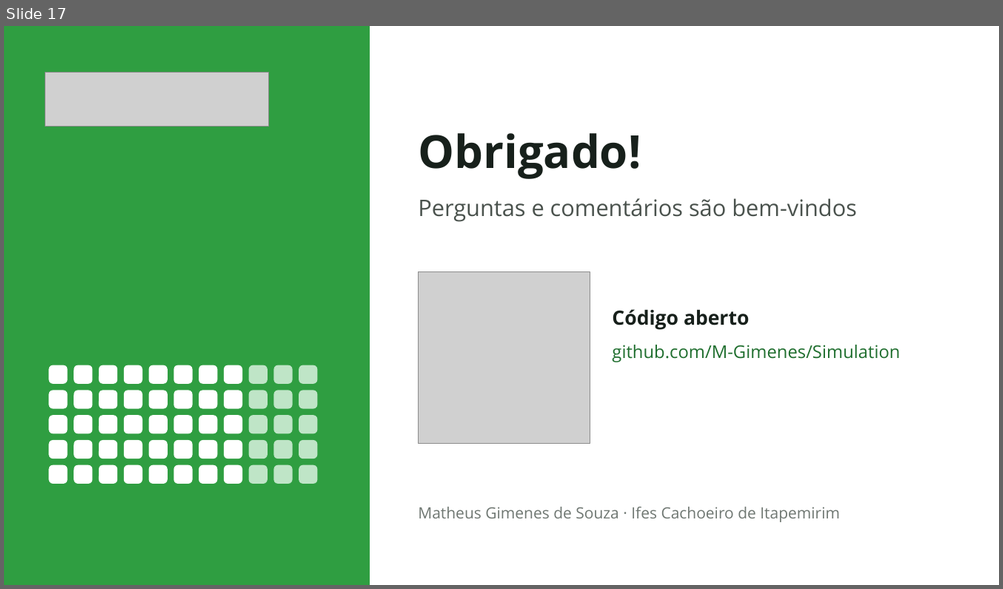
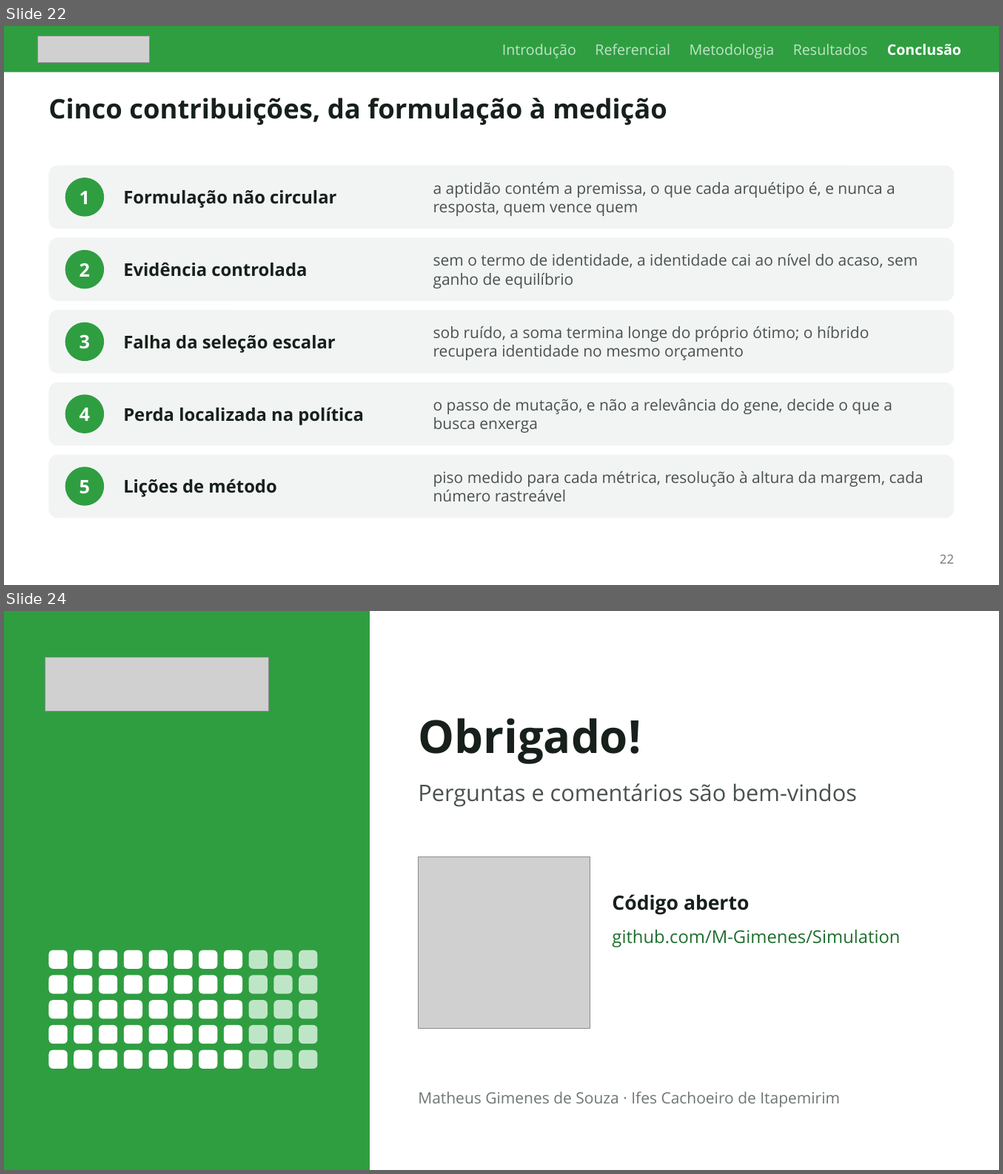
Before and after one commit to M-Gimenes/Simulation, a slide deck: overleaf/talk-committee-2026/slides.pptx. Shown one above the other, each under a label of ours: slide 17 before the commit, slides 22 and 24 after it; the slides between them are not shown. The pictures are 1003x589 and 1003x1174 pixels, drawn with LibreOffice and Linux fonts; fonts in the diff are those of the drawing; grey boxes stand for pictures. Boxes give left, top, right and bottom in pixels: in the first picture for what was removed or moved away, otherwise in the second. Text is boxed around its words. In the diff, an @@ line names an element or a change of style, - is before the commit and + after.

```diff
--- a/overleaf/talk-committee-2026/slides.pptx
+++ b/overleaf/talk-committee-2026/slides.pptx
@@ slide 22 added at [4, 26, 999, 585], background #FFFFFF @@
@@ rectangle added at [4, 26, 999, 73], fill #2F9E41 @@
@@ picture added at [37, 36, 150, 62] @@
@@ text added at [502, 44, 961, 59], 14 pt, text #BFE5C7 @@
+Introdução Referencial Metodologia Resultados Conclusão
@@ text added at [48, 98, 667, 125], 26 pt, text #17201B, bold @@
+Cinco contribuições, da formulação à medição
@@ rounded rectangle added at [48, 166, 954, 229], fill #F2F4F3 @@
@@ ellipse added at [65, 178, 104, 217], fill #2F9E41 @@
@@ text added at [79, 191, 90, 204], 18 pt, text #FFFFFF, bold @@
+1
@@ text added at [123, 190, 336, 208], 17 pt, text #17201B, bold @@
+Formulação não circular
@@ text added at [433, 182, 895, 216], 15 pt, text #4A524D @@
+a aptidão contém a premissa, o que cada arquétipo é, e nunca a resposta, quem vence quem
@@ rounded rectangle added at [48, 238, 954, 301], fill #F2F4F3 @@
@@ ellipse added at [65, 249, 104, 289], fill #2F9E41 @@
@@ text added at [79, 263, 90, 277], 18 pt, text #FFFFFF, bold @@
+2
@@ text added at [123, 262, 307, 277], 17 pt, text #17201B, bold @@
+Evidência controlada
@@ text added at [433, 254, 917, 289], 15 pt, text #4A524D @@
+sem o termo de identidade, a identidade cai ao nível do acaso, sem ganho de equilíbrio
@@ rounded rectangle added at [48, 310, 954, 374], fill #F2F4F3 @@
@@ ellipse added at [65, 323, 104, 362], fill #2F9E41 @@
@@ text added at [79, 335, 90, 349], 18 pt, text #FFFFFF, bold @@
+3
@@ text added at [123, 335, 336, 353], 17 pt, text #17201B, bold @@
+Falha da seleção escalar
@@ text added at [433, 326, 868, 360], 15 pt, text #4A524D @@
+sob ruído, a soma termina longe do próprio ótimo; o híbrido recupera identidade no mesmo orçamento
@@ rounded rectangle added at [48, 383, 954, 446], fill #F2F4F3 @@
@@ ellipse added at [65, 395, 104, 434], fill #2F9E41 @@
@@ text added at [433, 399, 892, 433], 15 pt, text #4A524D @@
+o passo de mutação, e não a relevância do gene, decide o que a busca enxerga
@@ text added at [79, 408, 90, 421], 18 pt, text #FFFFFF, bold @@
+4
@@ text added at [123, 407, 364, 426], 17 pt, text #17201B, bold @@
+Perda localizada na política
@@ rounded rectangle added at [48, 455, 954, 518], fill #F2F4F3 @@
@@ ellipse added at [65, 468, 104, 506], fill #2F9E41 @@
@@ text added at [79, 480, 90, 494], 18 pt, text #FFFFFF, bold @@
+5
@@ text added at [123, 479, 276, 497], 17 pt, text #17201B, bold @@
+Lições de método
@@ text added at [433, 471, 923, 502], 15 pt, text #4A524D @@
+piso medido para cada métrica, resolução à altura da margem, cada número rastreável
@@ text added at [939, 555, 953, 564], 12 pt, text #6F7772 @@
+22
@@ what was slide 17 is now slide 24 @@
```
Also in this commit, not shown: 16 slides changed, 6 other slides added, 2 other files.
